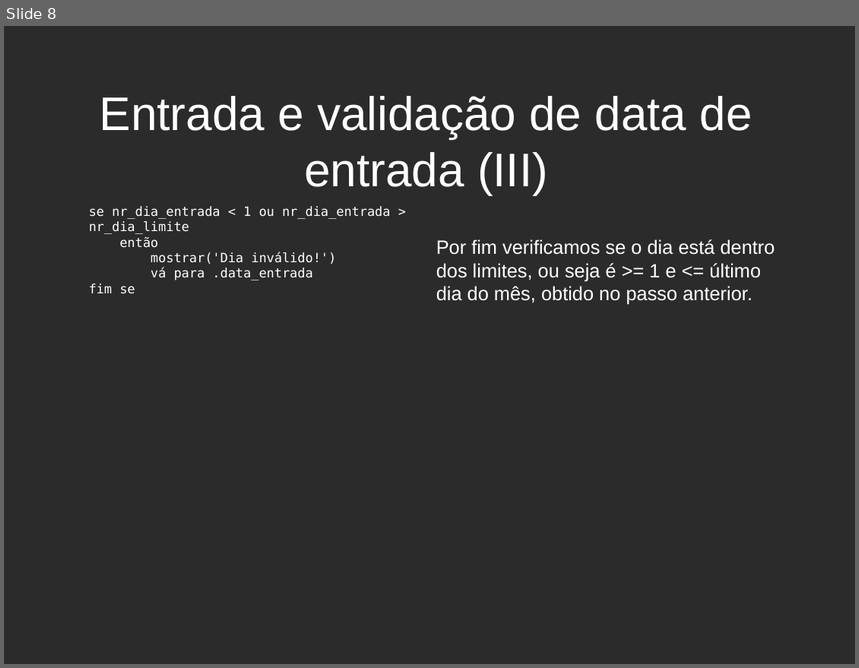
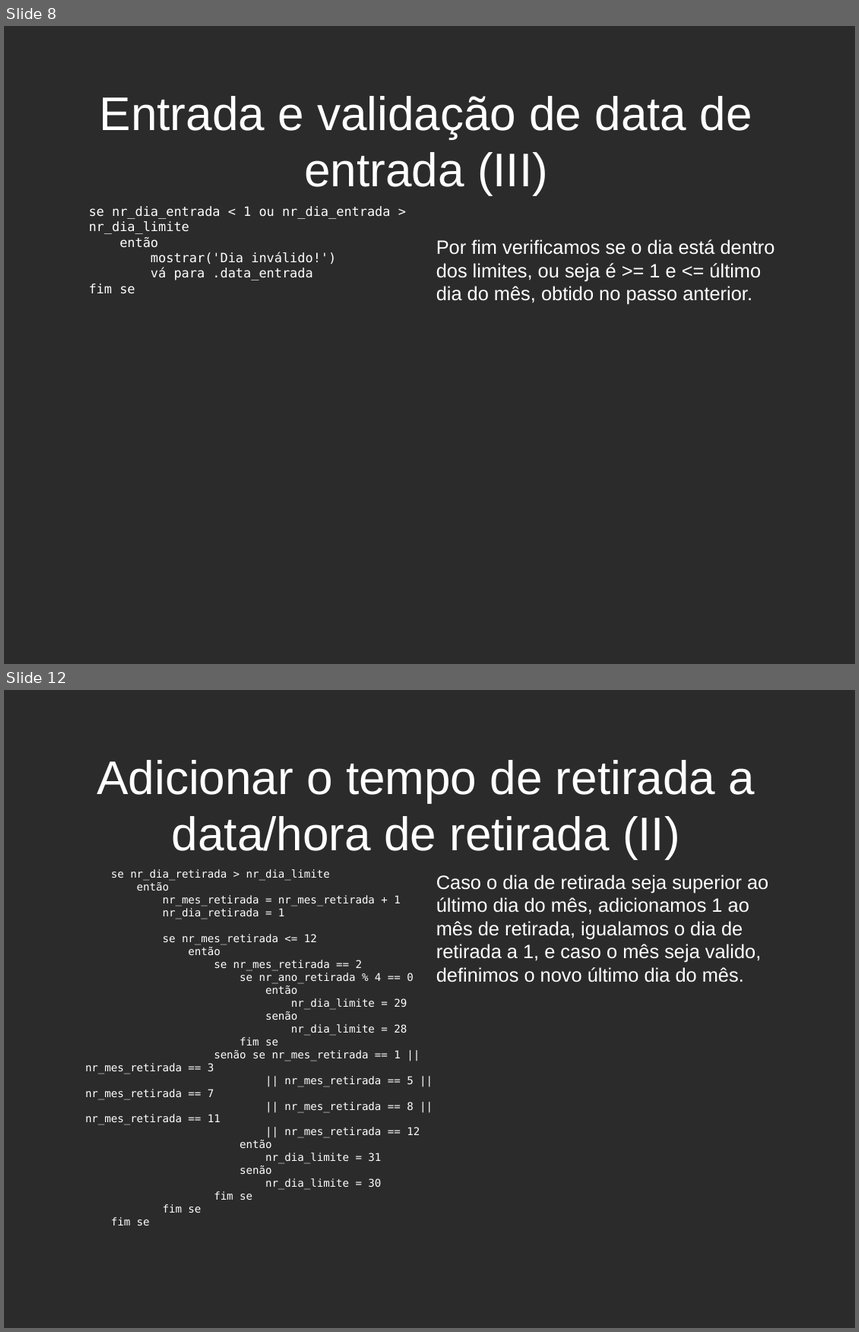
Before and after one commit to joaodubas/cursoUnip, a slide deck: docs/periodo_01/logica/programa_figueiredo.odp. Shown one above the other, each under a label of ours: slide 8 before the commit, slides 8 and 12 after it; the slides between them are not shown. The pictures are 859x668 and 859x1332 pixels, drawn with LibreOffice and Linux fonts; fonts in the diff are those of the drawing; background and template pictures are left out; a plain dark background stands for a picture behind light text. Boxes give left, top, right and bottom in pixels: in the first picture for what was removed or moved away, otherwise in the second. Text is boxed around its words. In the diff, an @@ line names an element or a change of style, - is before the commit and + after.

```diff
--- a/docs/periodo_01/logica/programa_figueiredo.odp
+++ b/docs/periodo_01/logica/programa_figueiredo.odp
@@ slide 12 added at bbox=[4, 690, 855, 1328], background picture (left out) @@
@@ title added at bbox=[97, 760, 755, 859], 44 pt, text #FFFFFF @@
+Adicionar o tempo de retirada a data/hora de retirada (II)
@@ text added at bbox=[85, 869, 420, 1226], 10 pt, text #FFFFFF @@
+se nr_dia_retirada > nr_dia_limite
+então
+nr_mes_retirada = nr_mes_retirada + 1
+nr_dia_retirada = 1
+se nr_mes_retirada <= 12
+então
+se nr_mes_retirada == 2
+se nr_ano_retirada % 4 == 0
+então
+nr_dia_limite = 29
+senão
+nr_dia_limite = 28
+fim se
+senão se nr_mes_retirada == 1 || nr_mes_retirada == 3
+|| nr_mes_retirada == 5 || nr_mes_retirada == 7
+|| nr_mes_retirada == 8 || nr_mes_retirada == 11
+|| nr_mes_retirada == 12
+então
+nr_dia_limite = 31
+senão
+nr_dia_limite = 30
+fim se
+fim se
+fim se
@@ text added at bbox=[436, 875, 769, 983], 18 pt, text #FFFFFF @@
+Caso o dia de retirada seja superior ao último dia do mês, adicionamos 1 ao mês de retirada, igualamos o dia de retirada a 1, e caso o mês seja valido, definimos o novo último dia do mês.
```
Also in this commit, not shown: 5 other slides added.
